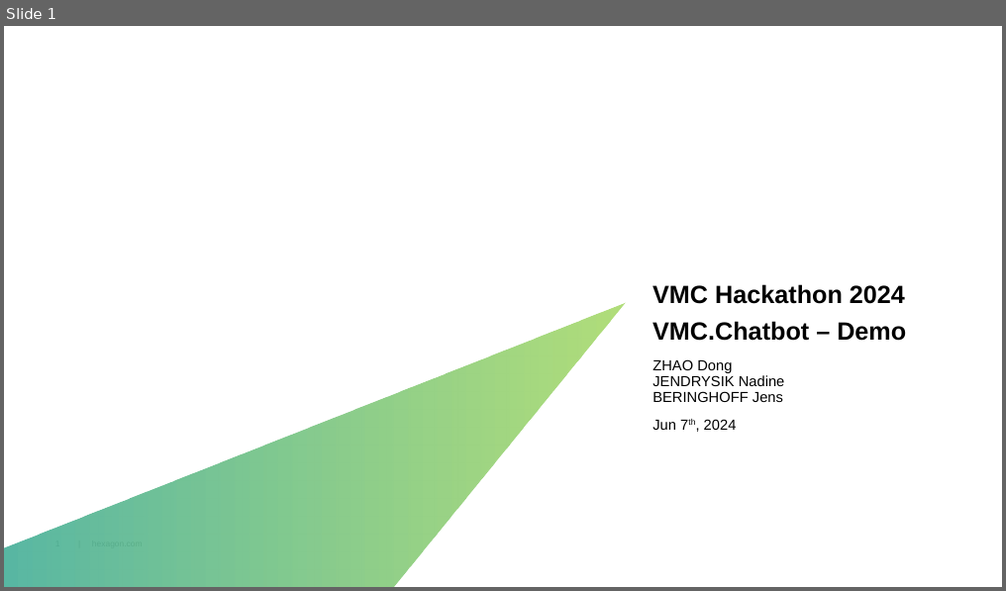
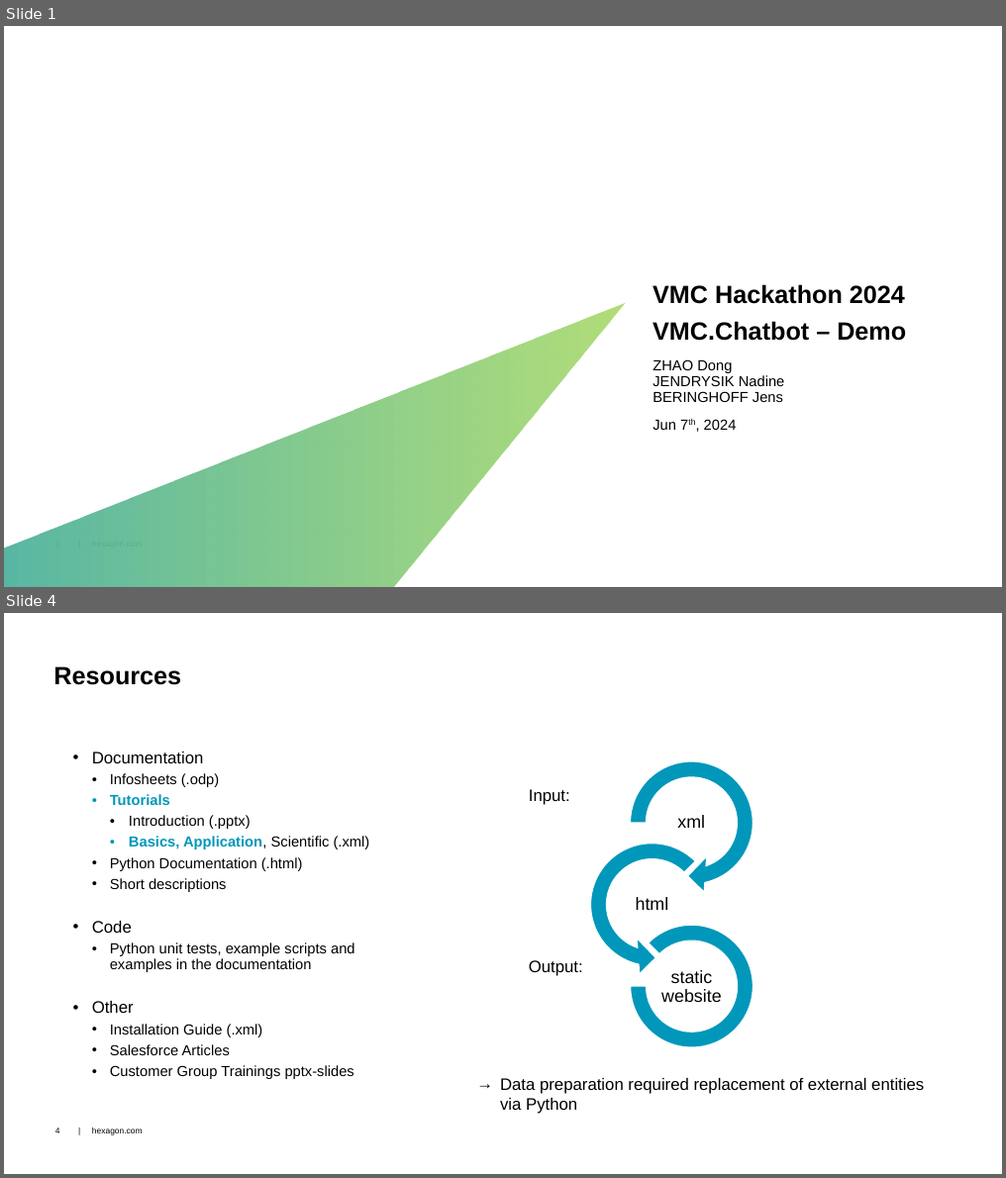
Before and after one commit to dongzgh/protos-vmccopilot, a slide deck: docs/VMC Hackathon 2024 - VMC.Chatbot - Demo.pptx. Shown one above the other, each under a label of ours: slide 1 before the commit, slides 1 and 4 after it; the slides between them are not shown. The pictures are 1006x591 and 1006x1178 pixels, drawn with LibreOffice and Linux fonts; fonts in the diff are those of the drawing; background and template pictures are left out. Boxes give left, top, right and bottom in pixels: in the first picture for what was removed or moved away, otherwise in the second. Text is boxed around its words. In the diff, an @@ line names an element or a change of style, - is before the commit and + after.

```diff
--- a/docs/VMC Hackathon 2024 - VMC.Chatbot - Demo.pptx
+++ b/docs/VMC Hackathon 2024 - VMC.Chatbot - Demo.pptx
@@ slide 4 added at [4,613,1002,1174], background #FFFFFF; not listed: 2 template elements that a slide beside it also shows @@
@@ title added at [54,666,181,685], 24 pt, text #000000, bold @@
+Resources
@@ text added at [92,752,370,1079], 14 pt, text #000000 @@
+  • Documentation
+    • Infosheets (.odp)
+    • Tutorials
+      • Introduction (.pptx)
+      • Basics, Application, Scientific (.xml)
+    • Python Documentation (.html)
+    • Short descriptions
+  • Code
+    • Python unit tests, example scripts and examples in the documentation
+  • Other
+    • Installation Guide (.xml)
+    • Salesforce Articles
+    • Customer Group Trainings pptx-slides
@@ text added at [529,789,570,805], 16 pt, text #000000 @@
+Input:
@@ text added at [529,960,583,976], 16 pt, text #000000 @@
+Output:
@@ group added at [581,752,762,1048]: 3 texts, 1 circular arrow, 1 left circular arrow, 1 arch (boxed as its full ring) @@
+xml
+html
+static website
@@ text added at [500,1078,924,1114], 16 pt, text #000000 @@
+→ Data preparation required replacement of external entities via Python
```
Also in this commit, not shown: 7 slides changed, 2 slides removed, 1 other file.
